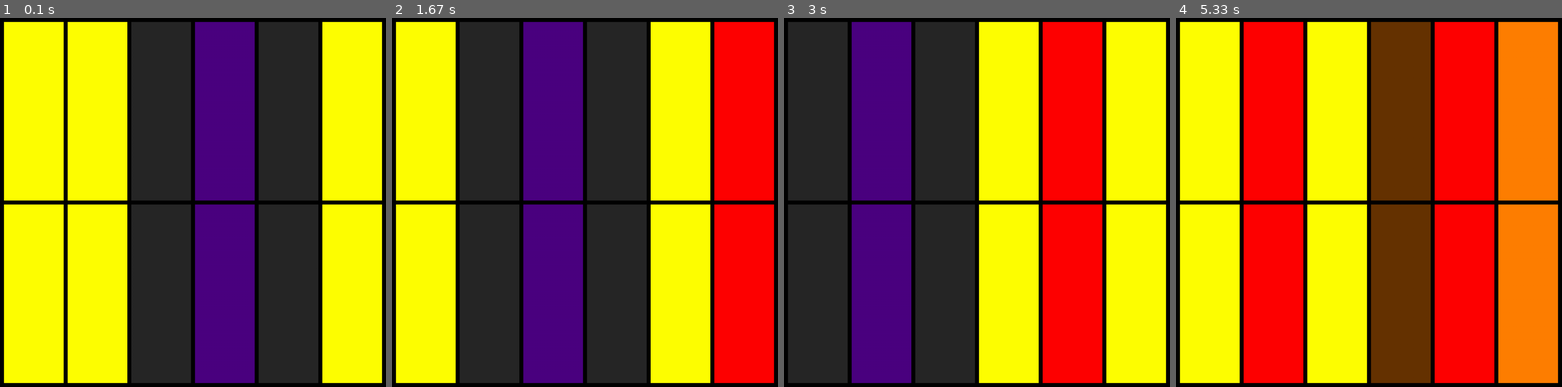
Above: before the commit, frames 1-4 (left to right).
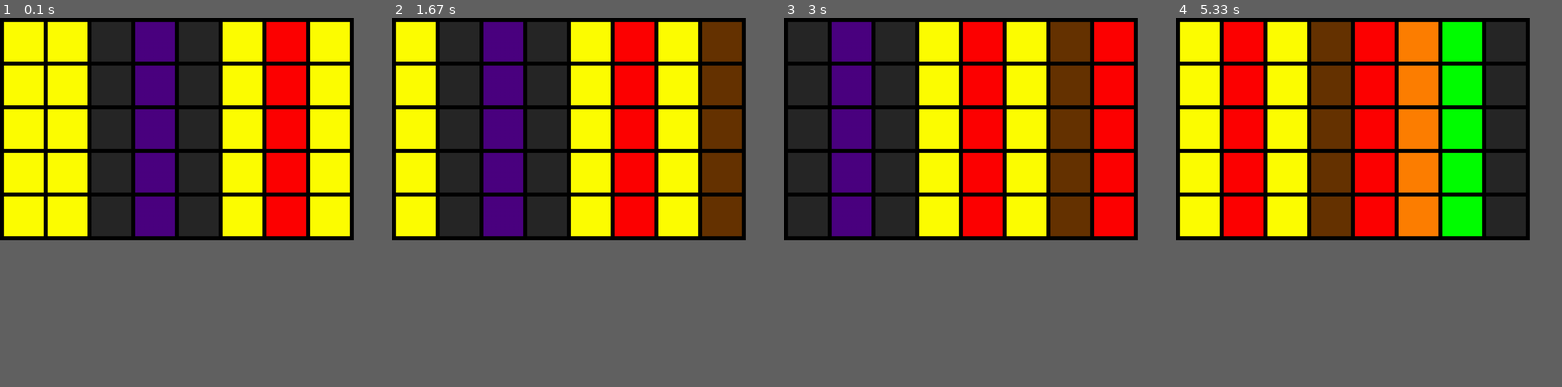
Above: after the commit, the same moments.

Repository: jduffey/watchgirl
Game: pygame game, started from pygametest.py
The game is run twice, just before and just after one commit, with the same random seed, the same clock (stepped at 60 frames per second) and the same inputs.
Inputs:
- Up to frame 1 (0.1 s): no input
- Up to frame 2 (1.67 s): no input
- Up to frame 3 (3 s): no input
- Up to frame 4 (5.33 s): no input
In our replay, the window is 900x862 before the commit and 825x519 after it. These sizes can differ from the game's own. Grey fills any space a smaller window leaves; there, only what the larger window draws over its background counts as a difference.

The runs differ from the first frame. In frame 1, 61% of the frame differs, in the area x 0-100%, y 0-100%; in frame 2, 73%; in frame 3, 69%; in frame 4, 78%.

Commit message:
Minor edit (add more squares for clarity on behavior when run)

Diff:
--- a/pygametest.py
+++ b/pygametest.py
@@ -10,11 +10,11 @@
 
 BORDER_THICKNESS = 10
 
-ICON_SIZE_X = 150
-ICON_SIZE_Y = 450
+ICON_SIZE_X = 100
+ICON_SIZE_Y = 100
 
-NUMBER_OF_COLUMNS = 6
-NUMBER_OF_ROWS = 2
+NUMBER_OF_COLUMNS = 8
+NUMBER_OF_ROWS = 5
 
 APP_X_SIZE = BORDER_THICKNESS + NUMBER_OF_COLUMNS * ( ICON_SIZE_X + BORDER_THICKNESS )
 APP_Y_SIZE = BORDER_THICKNESS + NUMBER_OF_ROWS * ( ICON_SIZE_Y + BORDER_THICKNESS )
